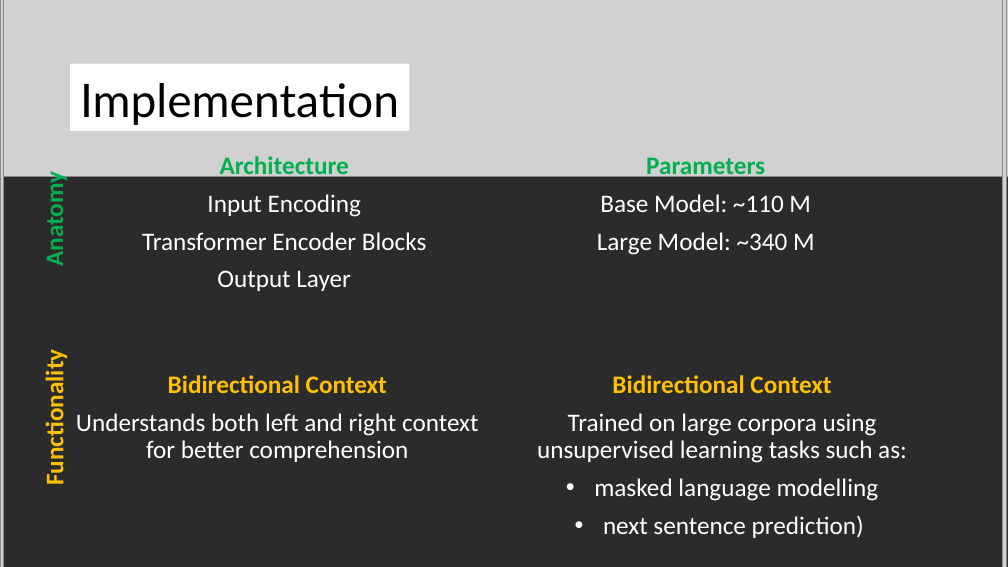
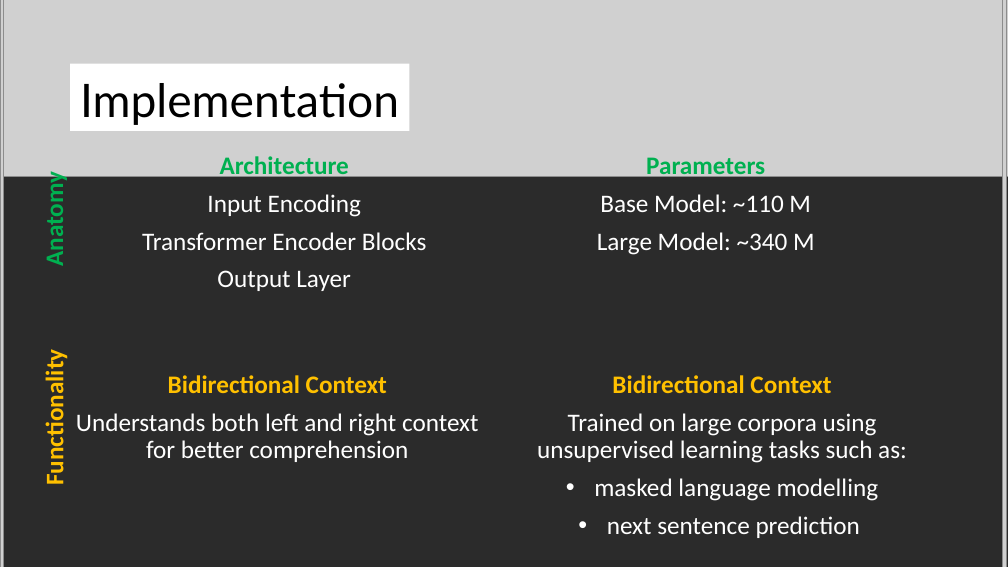
Before and after one commit to LoloMarty/2024-, a slide deck: slide 17 of CS4210/finalPresentation.pptx (slide 44 before the commit). Drawn at 1008x567 pixels with LibreOffice and Linux fonts; fonts in the diff are those of the drawing; grey boxes stand for pictures; background and template pictures are left out; a plain dark background stands for a picture behind light text. Boxes give left, top, right and bottom in pixels: in the first picture for what was removed or moved away, otherwise in the second. Text is boxed around its words. In the diff, an @@ line names an element or a change of style, - is before the commit and + after.

```diff
--- a/CS4210/finalPresentation.pptx
+++ b/CS4210/finalPresentation.pptx
@@ text at bbox=[607, 516, 860, 538]: text changed @@
-• next sentence prediction)
+• next sentence prediction
```
Also in this commit, not shown: 3 other slides changed, 27 slides removed.
